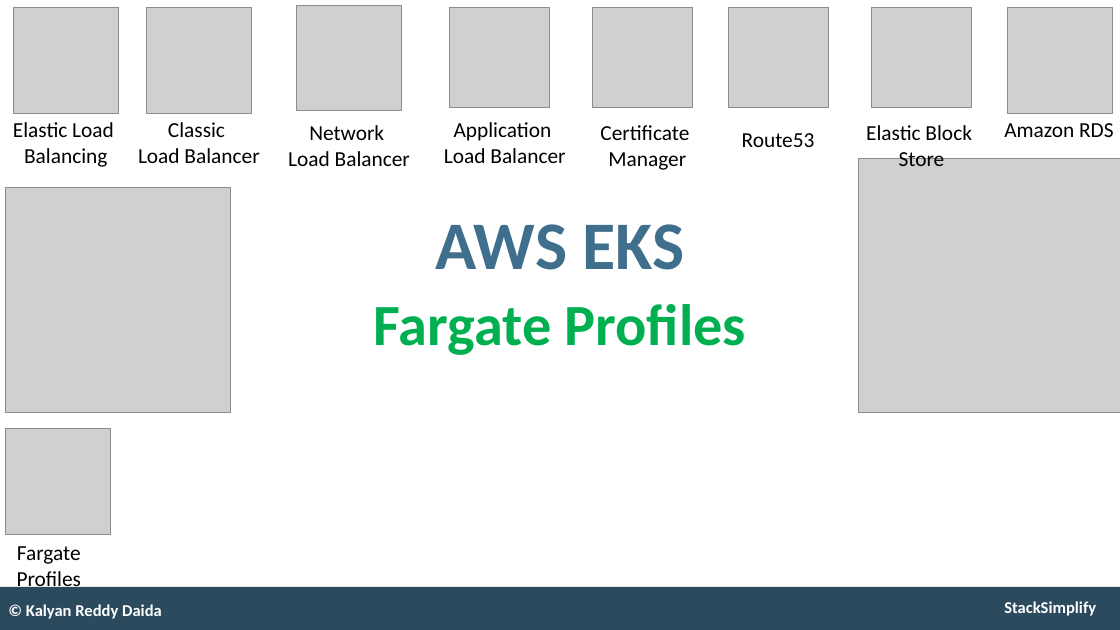
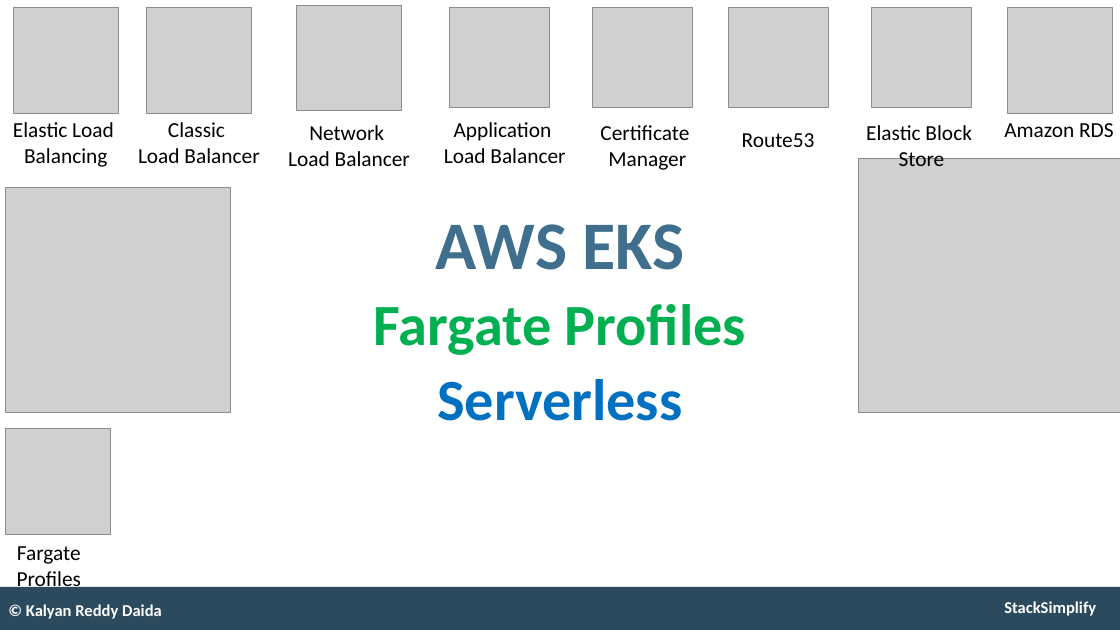
Before and after one commit to talvionyx/aws-eks-kubernetes-masterclass, a slide deck: slide 99 of presentation/AWS-Fargate-and-EKS-Masterclass.pptx. Drawn at 1120x630 pixels with LibreOffice and Linux fonts; fonts in the diff are those of the drawing; grey boxes stand for pictures. Boxes give left, top, right and bottom in pixels: in the first picture for what was removed or moved away, otherwise in the second. Text is boxed around its words. In the diff, an @@ line names an element or a change of style, - is before the commit and + after.

```diff
--- a/presentation/AWS-Fargate-and-EKS-Masterclass.pptx
+++ b/presentation/AWS-Fargate-and-EKS-Masterclass.pptx
@@ text at (x1=437, y1=379, x2=682, y2=421): paragraph added @@
+Serverless
```
Also in this commit, not shown: 9 other slides changed, 5 slides added, 41 slides removed, 1 other file.
